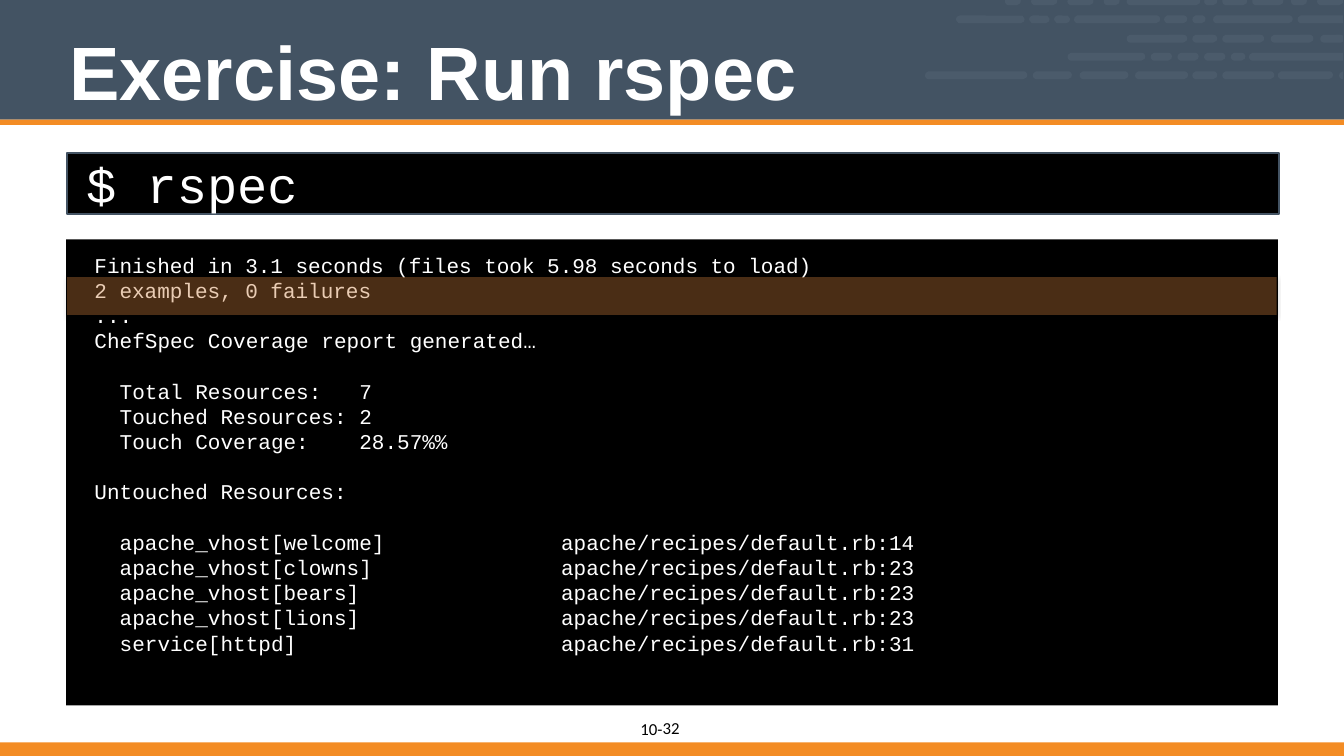
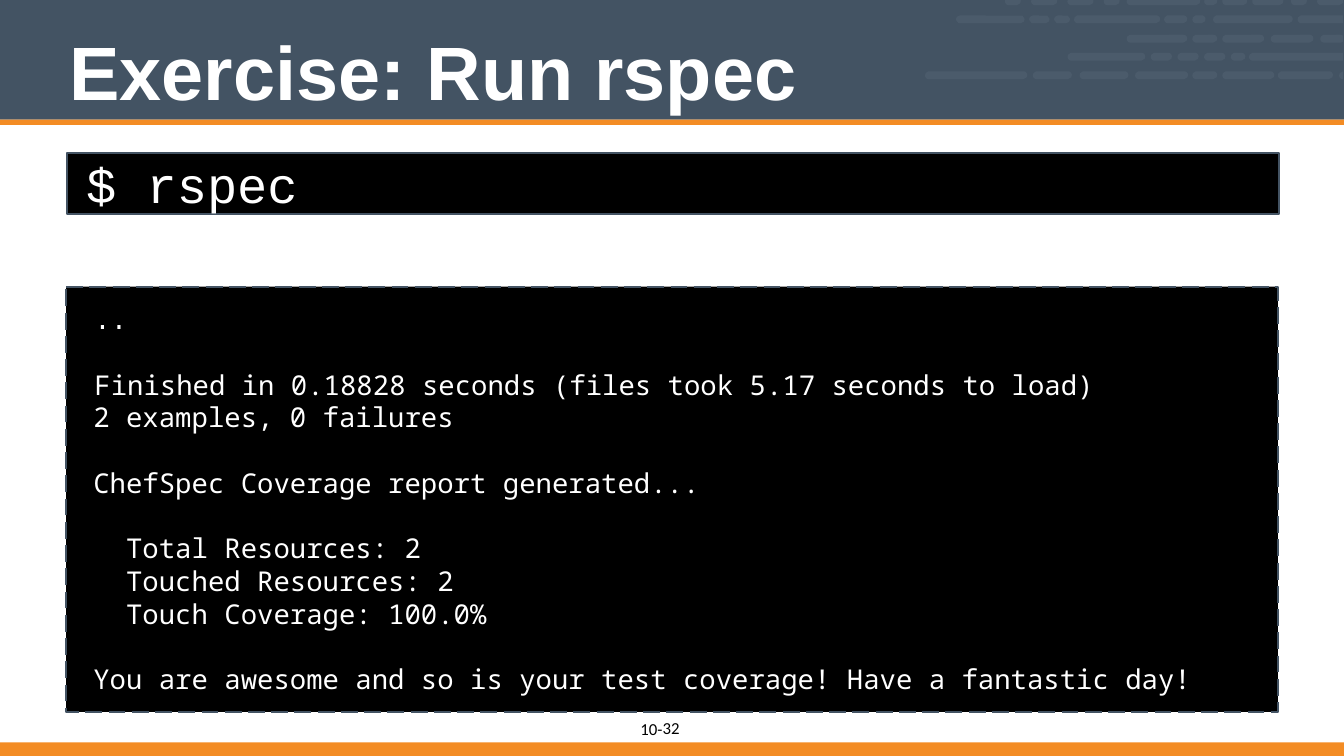
Before and after one commit to vinyar/chef-intermediate, a slide deck: slide 32 of 10-introduction_to_chefspec.pptx. Drawn at 1344x756 pixels with LibreOffice and Linux fonts; fonts in the diff are those of the drawing. Boxes give left, top, right and bottom in pixels: in the first picture for what was removed or moved away, otherwise in the second. Text is boxed around its words. In the diff, an @@ line names an element or a change of style, - is before the commit and + after.

Commit message:
Revert "Changed chefspec section to use apache as an example instead of mailx."

```diff
--- a/10-introduction_to_chefspec.pptx
+++ b/10-introduction_to_chefspec.pptx
@@ freeform shape resized from (x1=67, y1=240, x2=1278, y2=705) to (x1=67, y1=286, x2=1278, y2=711) @@
@@ rectangle removed at (x1=67, y1=277, x2=1277, y2=315) @@
@@ freeform shape added at (x1=67, y1=286, x2=1278, y2=711), outline #435363 2 pt dashed @@
@@ text ".." moved from (x1=94, y1=258, x2=914, y2=656) to (x1=93, y1=374, x2=1191, y2=696) @@
@@ text at (x1=94, y1=374, x2=1094, y2=400): text changed; size 20 to 26 pt; font Courier New to Noto Sans Mono @@
-Finished in 3.1 seconds (files took 5.98 seconds to load)
+..
+Finished in 0.18828 seconds (files took 5.17 seconds to load)
@@ text at (x1=93, y1=406, x2=454, y2=592): size 20 to 26 pt, font Courier New to Noto Sans Mono in "2 examples, 0 failures", "Touched Resources: 2"; letter spacing -0.1 to 0 pt in "2 examples, 0 failures"; indent changed @@
@@ text at (x1=93, y1=472, x2=700, y2=559): text changed; size 20 to 26 pt; font Courier New to Noto Sans Mono @@
-...
-ChefSpec Coverage report generated…
-Total Resources: 7
+ChefSpec Coverage report generated...
+Total Resources: 2
@@ text at (x1=93, y1=603, x2=1191, y2=696): text changed; size 20 to 26 pt; font Courier New to Noto Sans Mono @@
-Touch Coverage: 28.57%%
-Untouched Resources:
-apache_vhost[welcome] apache/recipes/default.rb:14
-apache_vhost[clowns] apache/recipes/default.rb:23
-apache_vhost[bears] apache/recipes/default.rb:23
-apache_vhost[lions] apache/recipes/default.rb:23
-service[httpd] apache/recipes/default.rb:31
+Touch Coverage: 100.0%
+You are awesome and so is your test coverage! Have a fantastic day!
```
Also in this commit, not shown: 8 other slides changed.
